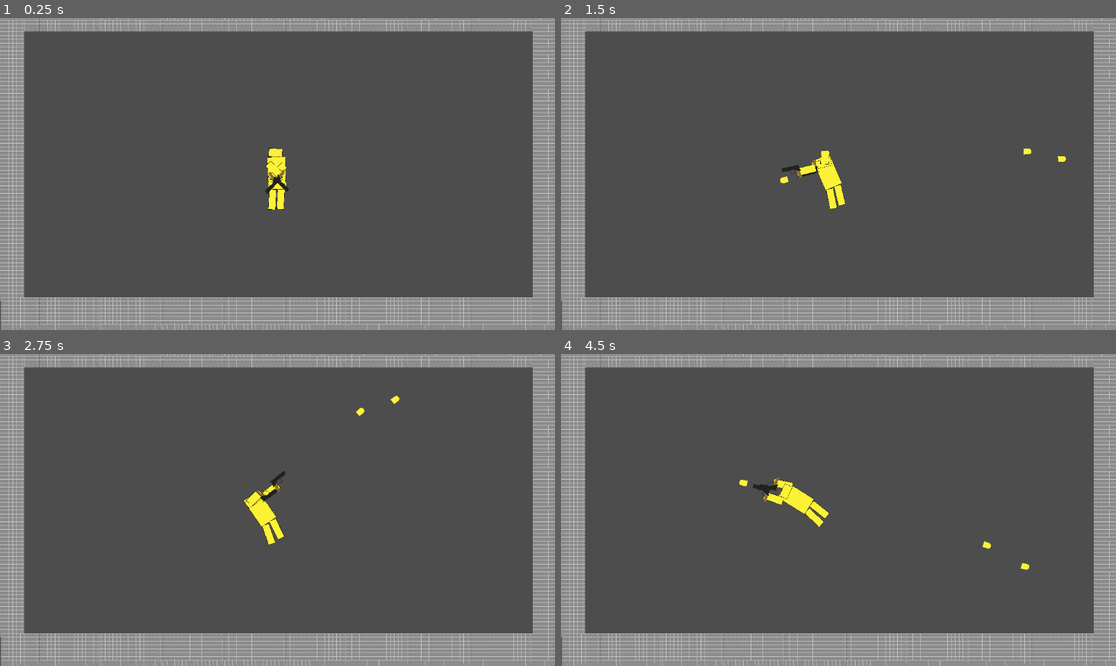
Above: before the commit, frames 1-4 (two rows, left to right).
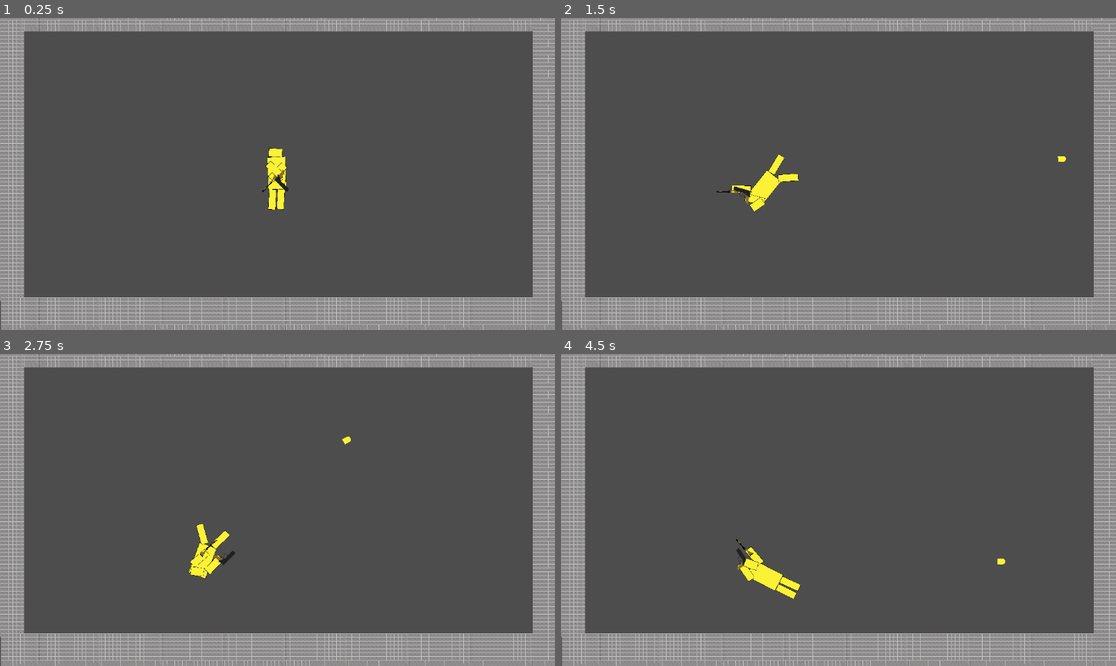
Above: after the commit, the same moments.

Repository: Jacob-Hawksley/Collision-Course
Game: Godot game, scene res://main.tscn
The game is run twice, just before and just after one commit, with the same random seed, the same clock (stepped at 60 frames per second) and the same inputs.
Inputs (mouse positions are in pixels of both pictures, inside the frame that each line leads up to):
- Up to frame 1 (0.25 s): no input
- Up to frame 2 (1.5 s): tap Enter at 0.5 s; move the mouse to (960, 158) at 0.52 s; click (960, 158) at 0.6 s; right-click (960, 158) at 0.8 s; move the mouse to (727, 189) at 1.27 s; right-click (727, 189) at 1.35 s
- Up to frame 3 (2.75 s): click (166, 525) at 1.55 s; move the mouse to (333, 441) at 2.02 s; click (333, 441) at 2.1 s; right-click (333, 441) at 2.3 s
- Up to frame 4 (4.5 s): move the mouse to (810, 572) at 2.77 s; right-click (810, 572) at 2.85 s; click (810, 572) at 3.05 s; move the mouse to (1005, 556) at 3.52 s; click (1005, 556) at 3.6 s; right-click (1005, 556) at 3.8 s; move the mouse to (672, 463) at 4.27 s; right-click (672, 463) at 4.35 s

The runs differ from the first frame. In frame 1, less than 0.1% of the frame differs, in the area x 47-51%, y 49-57%; in frame 2, 1.4%; in frame 3, 1.4%; in frame 4, 1.6%, in the area x 31-85%, y 39-79%.

Commit message:
Added a shotgun

Diff:
--- a/main.gd
+++ b/main.gd
@@ -1,4 +1,4 @@
 extends Node
 var leftweapon1 = preload("res://pistol.tscn")
-var rightweapon1 = preload("res://pistol.tscn")
+var rightweapon1 = preload("res://shotgun.tscn")
 var recoil = Vector2(0,0)
--- a/pistol.gd
+++ b/pistol.gd
@@ -5,21 +5,28 @@
 var hand = null
 var damage = 2
 var knockback_force = 150.0
-
+var shootcd = 0
+func _process(delta: float) -> void:
+	if shootcd > 0:
+		shootcd -= delta
 
 
 func shootl():
-	var b = bullet.instantiate()
-	b.transform = crosshair.global_transform
-	b.scale = Vector2(0.5,0.5)
-	get_node("/root/Main").add_child(b)#
-	var knockbackdirection = b.transform.x
-	Main.recoil += knockbackdirection * knockback_force
+	if shootcd <= 0:
+		shootcd = 0.4
+		var b = bullet.instantiate()
+		b.transform = crosshair.global_transform
+		b.scale = Vector2(0.5,0.5)
+		get_node("/root/Main").add_child(b)#
+		var knockbackdirection = b.transform.x
+		Main.recoil += knockbackdirection * knockback_force
 func shootr():
-	var b = bullet.instantiate()
-	b.transform = crosshair.global_transform
-	b.rotate(3.14159)
-	b.scale = Vector2(0.5,0.5)
-	get_node("/root/Main").add_child(b)
-	var knockbackdirection = b.transform.x
-	Main.recoil += knockbackdirection * knockback_force
+	if shootcd <= 0:
+		shootcd = 0.4
+		var b = bullet.instantiate()
+		b.transform = crosshair.global_transform
+		b.rotate(3.14159)
+		b.scale = Vector2(0.5,0.5)
+		get_node("/root/Main").add_child(b)
+		var knockbackdirection = b.transform.x
+		Main.recoil += knockbackdirection * knockback_force
--- /dev/null
+++ b/shell.gd
@@ -0,0 +1,9 @@
+extends Area2D
+
+var speed = 4000
+var lifespan = 0.1
+func _physics_process(delta):
+	position -= transform.x * speed * delta
+	lifespan -= delta
+	if lifespan <= 0:
+		queue_free()
--- /dev/null
+++ b/shell.tscn
@@ -0,0 +1,28 @@
+[gd_scene load_steps=5 format=3 uid="uid://4s7dh6xnxhq6"]
+
+[ext_resource type="Script" uid="uid://cf1lq2uuy0n4c" path="res://shell.gd" id="1_et3vo"]
+[ext_resource type="Texture2D" uid="uid://b06bw8pec2lmf" path="res://shell.png" id="2_2e587"]
+
+[sub_resource type="SpriteFrames" id="SpriteFrames_tw874"]
+animations = [{
+"frames": [{
+"duration": 1.0,
+"texture": ExtResource("2_2e587")
+}],
+"loop": true,
+"name": &"default",
+"speed": 5.0
+}]
+
+[sub_resource type="RectangleShape2D" id="RectangleShape2D_1hf6u"]
+size = Vector2(6, 10)
+
+[node name="Shell" type="Area2D"]
+script = ExtResource("1_et3vo")
+
+[node name="AnimatedSprite2D" type="AnimatedSprite2D" parent="."]
+sprite_frames = SubResource("SpriteFrames_tw874")
+
+[node name="CollisionShape2D" type="CollisionShape2D" parent="."]
+position = Vector2(0, -1)
+shape = SubResource("RectangleShape2D_1hf6u")
--- /dev/null
+++ b/shotgun.gd
@@ -0,0 +1,35 @@
+extends AnimatedSprite2D
+
+@onready var bullet: PackedScene = preload("res://shell.tscn"	)
+@onready var crosshair = $Marker2D
+var hand = null
+var damage = 2
+var knockback_force = 100.0
+var shootcd = 0
+
+func _process(delta: float) -> void:
+	if shootcd > 0:
+		shootcd -= delta
+
+func shootl():
+	if shootcd <= 0:
+		shootcd = 1
+		for i in range(8):
+			var b = bullet.instantiate()
+			b.transform = crosshair.global_transform
+			b.scale = Vector2(1.5,1.5)
+			b.rotate(randf_range(-0.5, 0.5))
+			get_node("/root/Main").add_child(b)#
+			var knockbackdirection = b.transform.x
+			Main.recoil += knockbackdirection * knockback_force
+func shootr():
+	if shootcd <= 0:
+		shootcd = 1
+		for i in range(8):
+			var b = bullet.instantiate()
+			b.transform = crosshair.global_transform
+			b.rotate(3.14159 + randf_range(-0.5,0.5))
+			b.scale = Vector2(1.5,1.5)
+			get_node("/root/Main").add_child(b)
+			var knockbackdirection = b.transform.x
+			Main.recoil += knockbackdirection * knockback_force
--- /dev/null
+++ b/shotgun.tscn
@@ -0,0 +1,22 @@
+[gd_scene load_steps=4 format=3 uid="uid://blchrefx2rmng"]
+
+[ext_resource type="Texture2D" uid="uid://dyq00oka27sln" path="res://shotgun.png" id="1_hn68x"]
+[ext_resource type="Script" uid="uid://dyfvx3ss78sof" path="res://shotgun.gd" id="2_5bb75"]
+
+[sub_resource type="SpriteFrames" id="SpriteFrames_5bb75"]
+animations = [{
+"frames": [{
+"duration": 1.0,
+"texture": ExtResource("1_hn68x")
+}],
+"loop": true,
+"name": &"default",
+"speed": 5.0
+}]
+
+[node name="Shotgun" type="AnimatedSprite2D"]
+sprite_frames = SubResource("SpriteFrames_5bb75")
+script = ExtResource("2_5bb75")
+
+[node name="Marker2D" type="Marker2D" parent="."]
+position = Vector2(0, -7)
Not shown, added: shell.gd.uid
Binary file added: shell.png
Not shown, added: shell.png.import
Not shown, added: shotgun.gd.uid
Binary file added: shotgun.png
Not shown, added: shotgun.png.import
